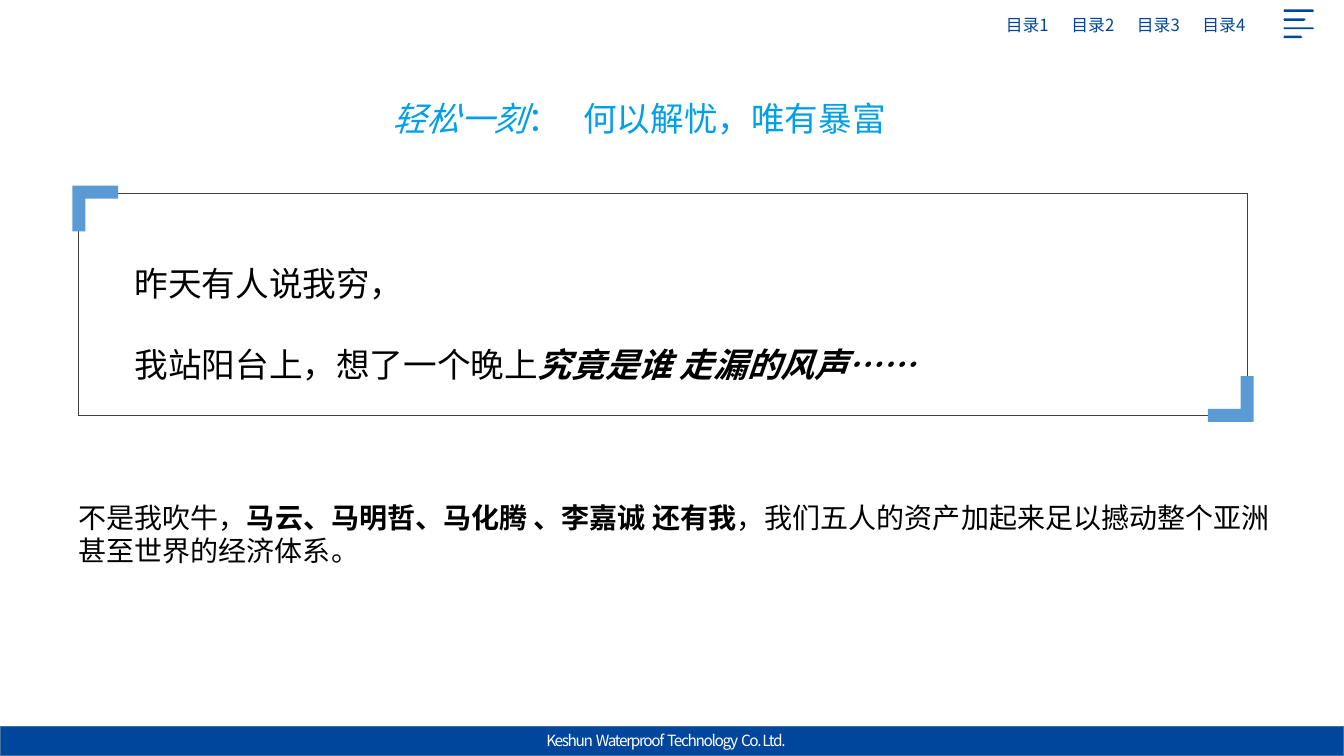
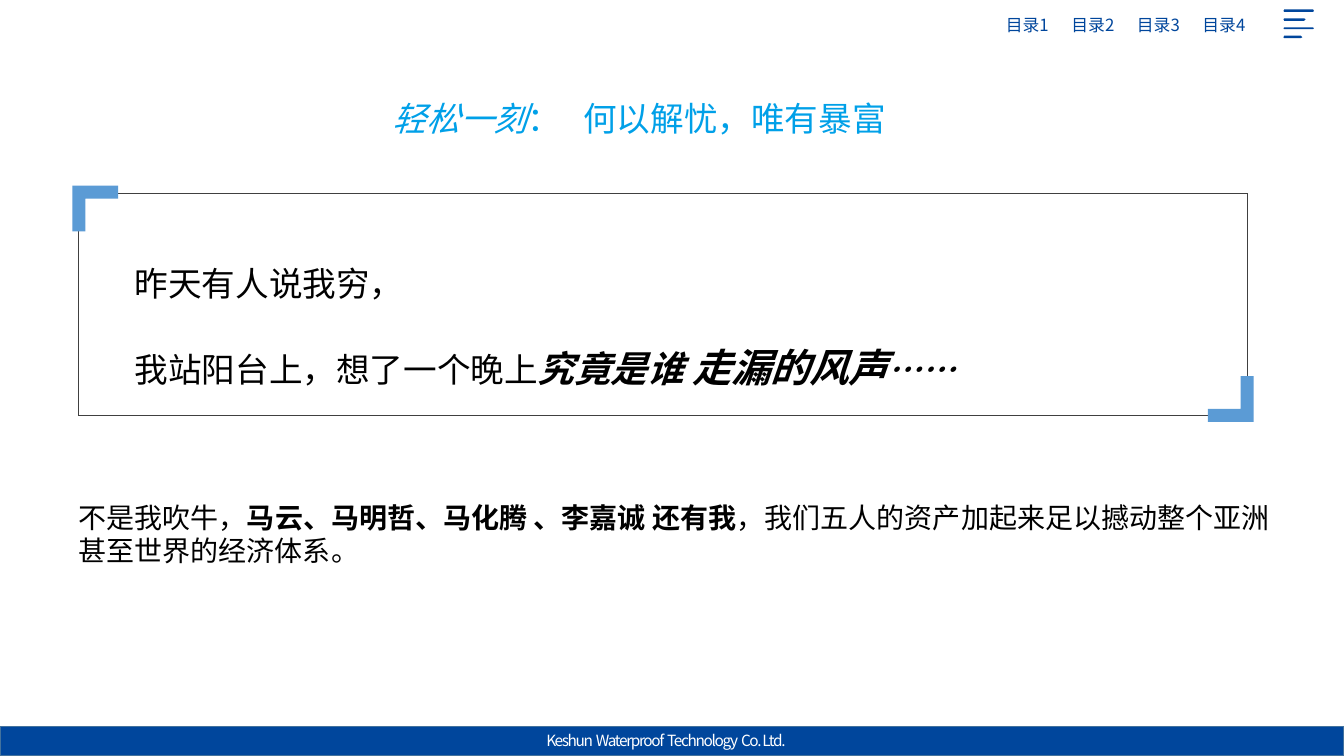
Before and after one commit to Jack-liangqihua/ABAP_CODER, a slide deck: slide 4 of 专题研究/晨会主题/201904财务自由.pptx. Drawn at 1344x756 pixels with LibreOffice and Linux fonts; fonts in the diff are those of the drawing; background and template pictures are left out. Boxes give left, top, right and bottom in pixels: in the first picture for what was removed or moved away, otherwise in the second. Text is boxed around its words. In the diff, an @@ line names an element or a change of style, - is before the commit and + after.

```diff
--- a/专题研究/晨会主题/201904财务自由.pptx
+++ b/专题研究/晨会主题/201904财务自由.pptx
@@ text at (135, 348, 888, 386): size 24 to 26 pt in "我站阳台上，想了一个晚上究竟是谁"; size 24 to 28 pt in "走漏的风声……" @@
```
Also in this commit, not shown: 2 other slides changed, 1 slide added.
